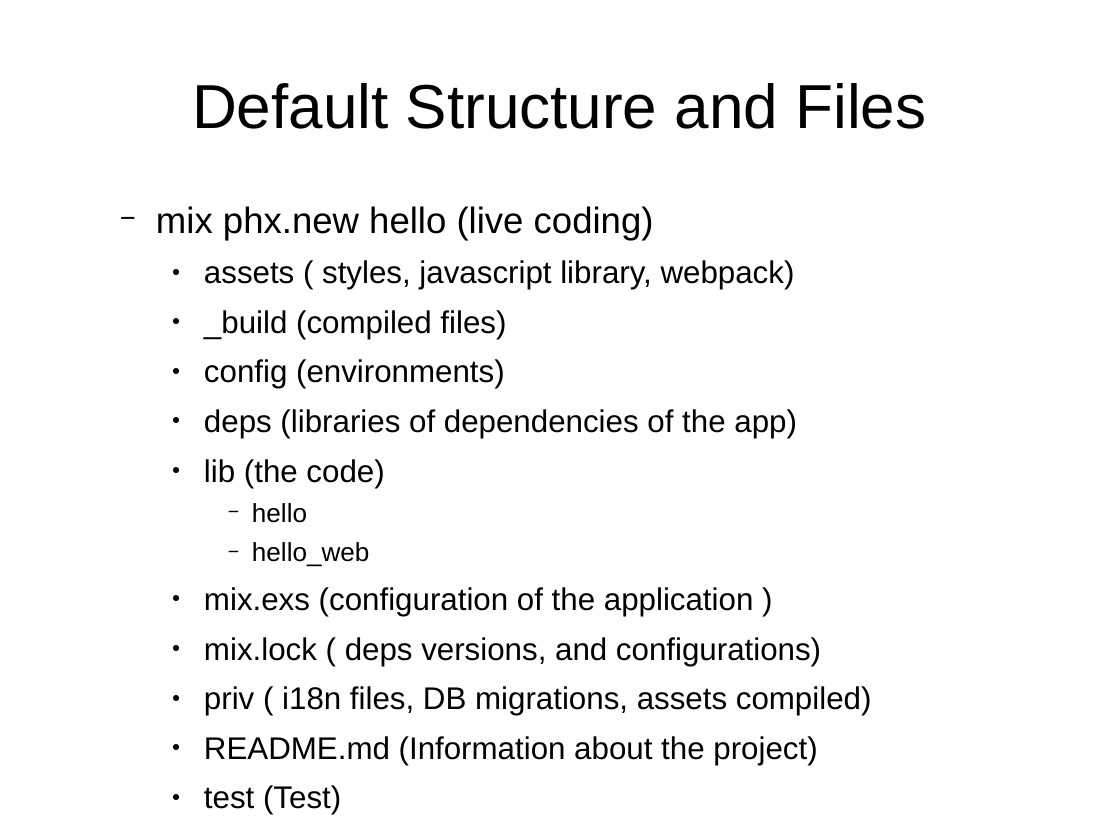
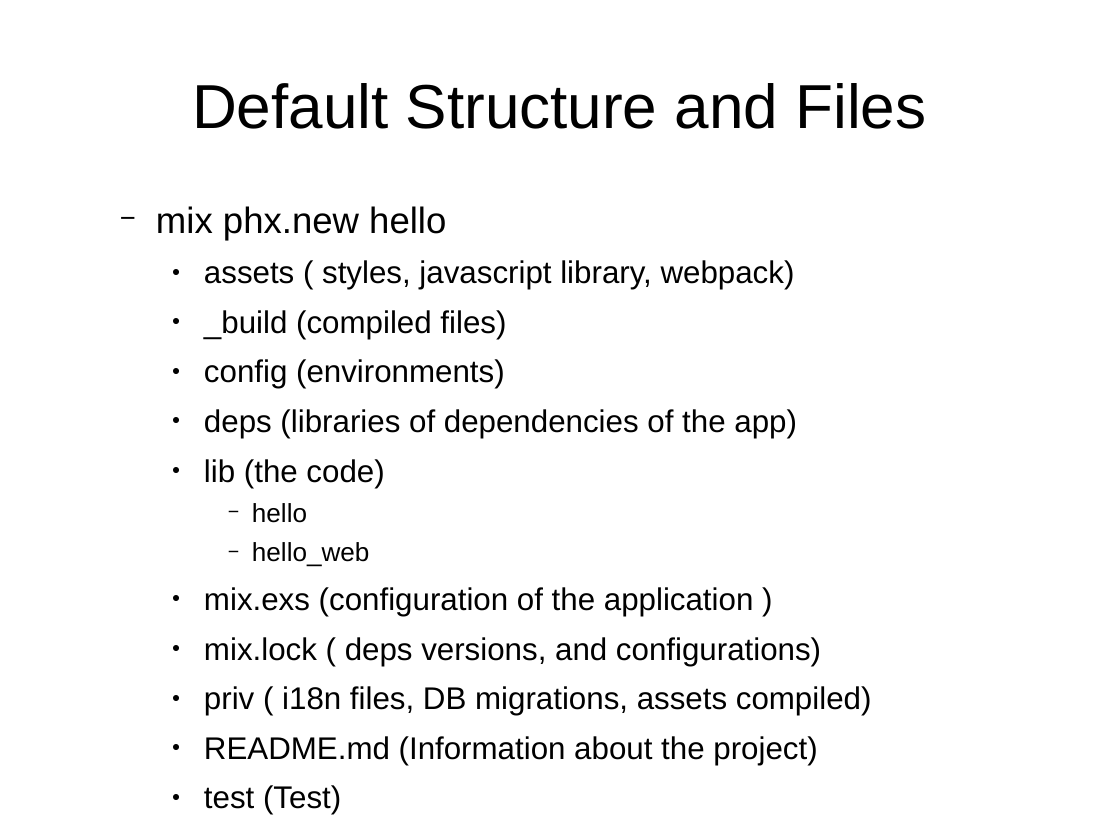
Before and after one commit to ramortegui/talks, a slide deck: slide 18 of odps/working_with_phoenix.odp (slide 6 before the commit). Drawn at 1120x840 pixels with LibreOffice and Linux fonts; fonts in the diff are those of the drawing. Boxes give left, top, right and bottom in pixels: in the first picture for what was removed or moved away, otherwise in the second. Text is boxed around its words. In the diff, an @@ line names an element or a change of style, - is before the commit and + after.

Commit message:
Add structure, and content sample.

```diff
--- a/odps/working_with_phoenix.odp
+++ b/odps/working_with_phoenix.odp
@@ text at [156,206,446,240]: text changed @@
-  − mix phx.new hello (live coding)
+  − mix phx.new hello
```
Also in this commit, not shown: 7 other slides changed, 22 slides added, 1 slide removed.
